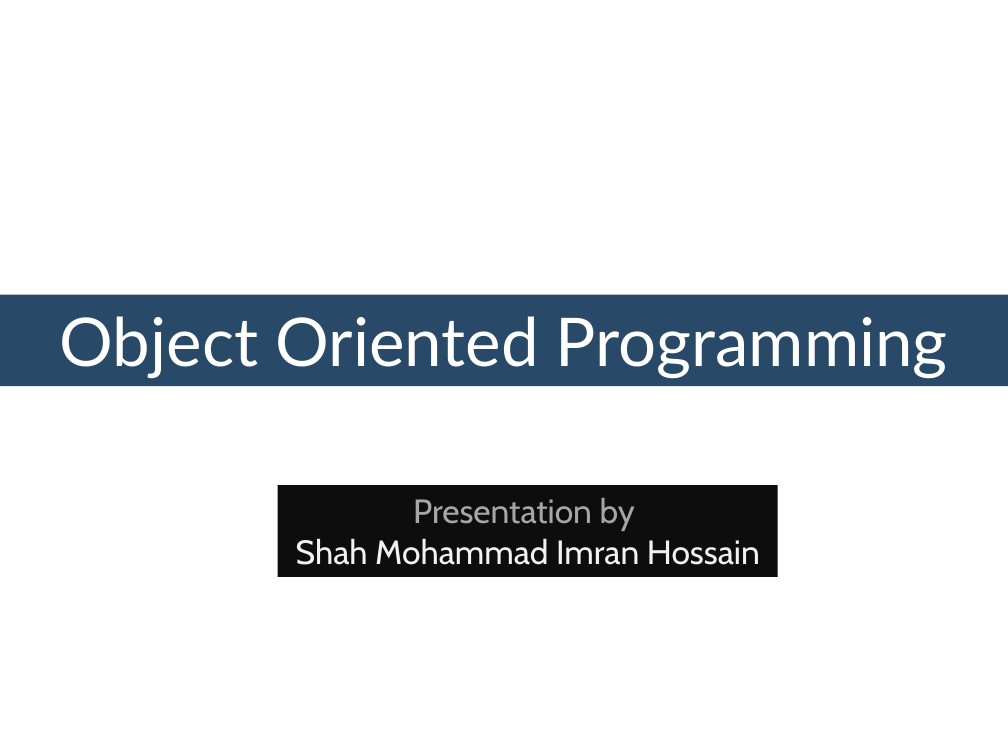
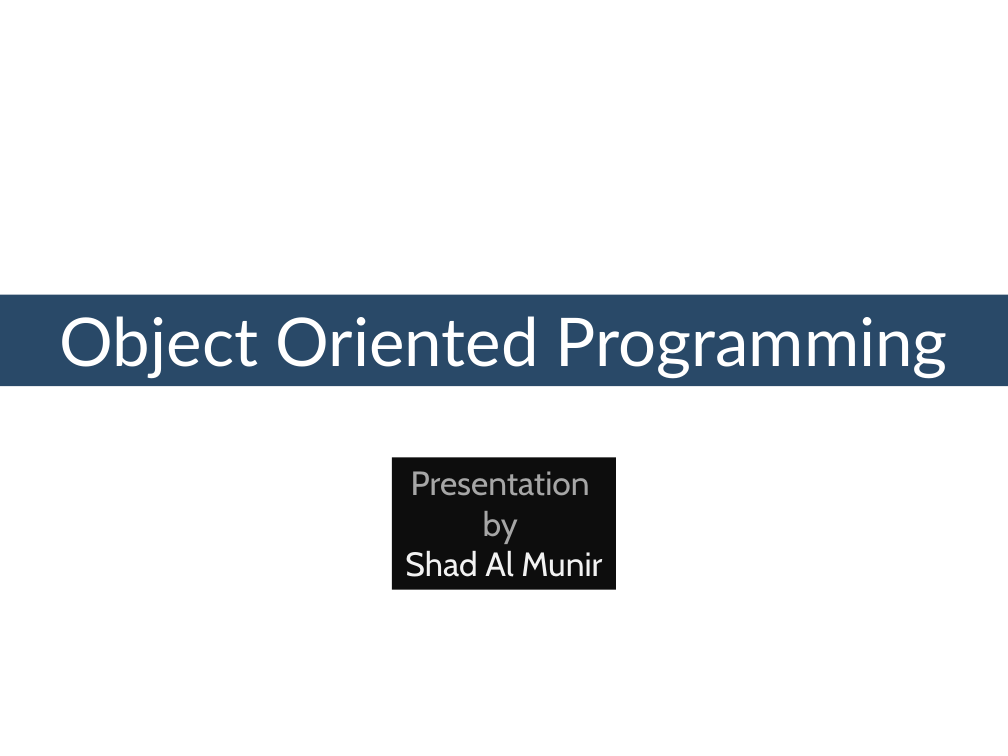
Before and after one commit to Imran4424/C-Plus-Plus-Object-Oriented, a slide deck: slide 1 of OOP.pptx. Drawn at 1008x756 pixels with LibreOffice and Linux fonts; fonts in the diff are those of the drawing; background and template pictures are left out. Boxes give left, top, right and bottom in pixels: in the first picture for what was removed or moved away, otherwise in the second. Text is boxed around its words. In the diff, an @@ line names an element or a change of style, - is before the commit and + after.

Commit message:
oop slide

```diff
--- a/OOP.pptx
+++ b/OOP.pptx
@@ rectangle "Presentation": place and size @@
-rectangle "Presentation" at box(278, 485, 778, 577)
+rectangle "Presentation" at box(392, 458, 616, 590)
@@ text in rectangle at box(405, 471, 602, 577): text changed; text colour #F2F2F2 to #A6A6A6 @@
-Presentation by
-Shah Mohammad Imran Hossain
+Presentation
+by
+Shad Al Munir
```
Also in this commit, not shown: 1 other slide changed.
